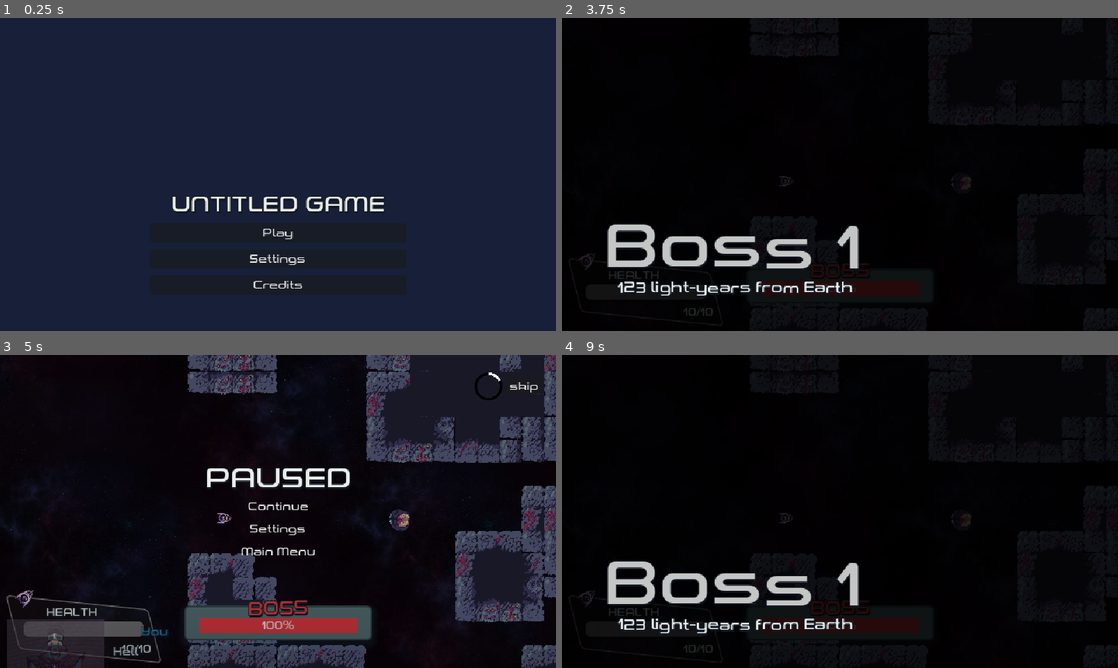
Above: before the commit, frames 1-4 (two rows, left to right).
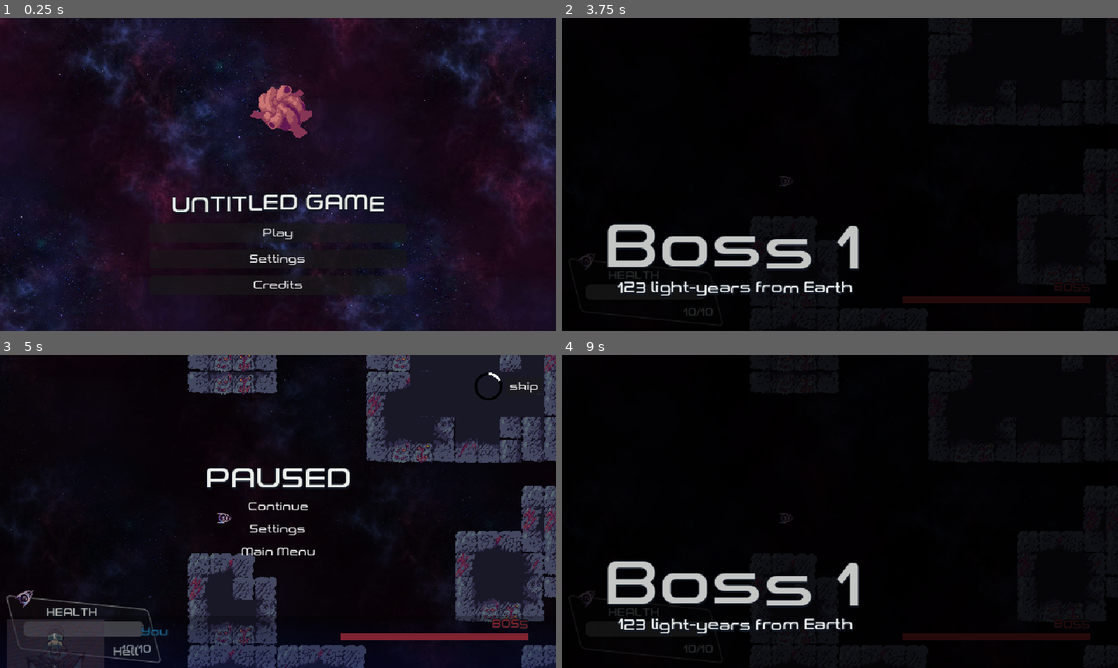
Above: after the commit, the same moments.

Repository: Yoshiip/boss-rush-jam-2024
Game: Godot game, scene res://levels/menu/menu.tscn
The game is run twice, just before and just after one commit, with the same random seed, the same clock (stepped at 60 frames per second) and the same inputs. The engine's default icon, where the game draws it, is replaced by a stand-in: a white triangle on a blue panel in a dark square.
Inputs (mouse positions are in pixels of both pictures, inside the frame that each line leads up to):
- Up to frame 1 (0.25 s): no input
- Up to frame 2 (3.75 s): click "Play" at 0.5 s; tap Enter at 1.25 s; move the mouse to (962, 158) at 1.27 s; press the mouse at (962, 158) at 1.28 s; hold D (move_right) 1.28-2.03 s; move the mouse to (728, 190) at 2.02 s; release the mouse at (728, 190) at 2.03 s; hold S (move_down) 2.03-2.78 s; click (728, 190) at 2.1 s; move the mouse to (895, 105) at 2.77 s; press the mouse at (895, 105) at 2.78 s; hold D (move_right) 2.78-3.53 s; tap M (switch_movement) at 2.85 s; move the mouse to (812, 237) at 3.52 s; release the mouse at (812, 237) at 3.53 s; hold W (move_up) from 3.53 s (still down); tap Space (weapon_toggle) at 3.6 s
- Up to frame 3 (5 s): click (250, 574) at 3.8 s; move the mouse to (444, 558) at 4.27 s; release W (move_up) at 4.28 s; press the mouse at (444, 558) at 4.28 s; hold A (move_left) from 4.28 s (still down); tap Escape (pause) at 4.9 s
- Up to frame 4 (9 s): release A (move_left) at 5 s; release the mouse at (1006, 558) at 5 s; click "Main Menu" at 5 s; click "Play" at 5.75 s; move the mouse to (673, 464) at 6.52 s; hold A (move_left) 6.53-7.28 s; click (673, 464) at 6.6 s; move the mouse to (867, 511) at 7.27 s; press the mouse at (867, 511) at 7.28 s; hold S (move_down) 7.28-8.03 s; tap M (switch_movement) at 7.35 s; move the mouse to (756, 433) at 8.02 s; release the mouse at (756, 433) at 8.03 s; hold D (move_right) 8.03-8.78 s; tap Space (weapon_toggle) at 8.1 s; click (756, 433) at 8.3 s; move the mouse to (962, 495) at 8.77 s; press the mouse at (962, 495) at 8.78 s; hold W (move_up) from 8.78 s (still down)

The runs differ from the first frame. In frame 1, 51% of the frame differs, in the area x 0-100%, y 0-100%; in frame 2, 1.7%; in frame 3, 4.7%; in frame 4, 1.7%.

Commit message:
small tweaks

Diff:
--- a/entities/core/core.gd
+++ b/entities/core/core.gd
@@ -2,6 +2,7 @@
 extends Area2D
 
 signal took_damage
+signal dead
 
 const CORE_DEAD_TEXTURE = preload("res://entities/core/core_dead.png")
 
@@ -44,7 +45,6 @@
 
 
 func _on_area_entered(area: Area2D) -> void:
-
 	if area.is_in_group("Bullet") && !area.from_enemy:
 		health -= area.damage
 		if health <= last_health_threshold-20&& boss_phase_num<5:
@@ -61,8 +61,8 @@
 
 		if health <= 0:
 			$Sprite.texture = CORE_DEAD_TEXTURE
+			dead.emit()
 			$CollisionShape.disabled = true
-			get_tree().change_scene_to_file("res://levels/victory/victory.tscn")
 		else:
 			$Sprite.material.set_shader_parameter("whitening", 1.0)
 			var tween := get_tree().create_tween()
--- a/entities/eyes/default/default_eye.gd
+++ b/entities/eyes/default/default_eye.gd
@@ -40,13 +40,12 @@
 			await get_tree().create_timer(max_shoot_timer / 5.0).timeout
 
 
-const BULLET = preload("res://assets/bullets/bullet/bullet.tscn")
+var BULLET = load("res://assets/bullets/bullet/bullet.tscn")
 
 func _shoot_bullet(rotation_offset: float) -> void:
 	if !is_instance_valid(spaceship):
 		return
-	var bullet := BULLET.instantiate()
-	if !is_instance_valid(bullet): return
+	var bullet: Bullet = BULLET.instantiate()
 
 	bullet.from_enemy = true
 	bullet.position = global_position
--- a/levels/fight/fight.gd
+++ b/levels/fight/fight.gd
@@ -18,6 +18,7 @@
 	spaceship.took_damage.connect(_player_took_damage)
 	spaceship.dead.connect(_on_player_dead)
 	core.took_damage.connect(_core_took_damage)
+	core.dead.connect(_on_core_dead)
 	$Canvas/Container/PlayerHealth/ProgressBar.max_value = spaceship.max_health
 	$Canvas/Container/PlayerHealth/ProgressBar.value = spaceship.max_health
 	$Canvas/Container/PlayerHealth/Value.text = str(spaceship.health, "/", spaceship.max_health)
@@ -31,6 +32,10 @@
 	pause.visible = false
 	$Canvas/Container.add_child(pause)
 
+
+func _on_core_dead() -> void:
+	Input.mouse_mode = Input.MOUSE_MODE_VISIBLE
+	get_tree().change_scene_to_file("res://levels/victory/victory.tscn")
 
 
 func transition_ended() -> void:
@@ -145,6 +150,7 @@
 
 
 func _on_player_dead() -> void:
+	Input.mouse_mode = Input.MOUSE_MODE_VISIBLE
 	get_tree().paused = true
 	$Canvas/Container/GameOver.visible = true
 
--- a/levels/fight/fight.tscn
+++ b/levels/fight/fight.tscn
@@ -11,12 +11,12 @@
 [ext_resource type="PackedScene" uid="uid://cfbwxs86sb8p1" path="res://entities/eyes/default/default_eye.tscn" id="8_fi0s5"]
 [ext_resource type="Script" path="res://levels/fight/fight_transition.gd" id="9_2s53k"]
 [ext_resource type="PackedScene" uid="uid://brl7hqa4uojyj" path="res://entities/Damaging Parts/spike_ball.tscn" id="9_o456l"]
-[ext_resource type="AudioStream" uid="uid://biiev7vdjo7js" path="res://audios/musics/fight.mp3" id="9_rbswc"]
 [ext_resource type="Texture2D" uid="uid://cq1tpomatjxg4" path="res://entities/eyes/default/default_eye.png" id="10_1ttbb"]
 [ext_resource type="AudioStream" uid="uid://d3cl0e5lotj3g" path="res://audios/effects/ui/game-start2.wav" id="10_i2648"]
 [ext_resource type="Script" path="res://levels/fight/game_over.gd" id="11_kn4rb"]
 [ext_resource type="TileSet" uid="uid://cxnslw8n81qkk" path="res://assets/tiles/Basic_tile_set.tres" id="13_1nrcg"]
 [ext_resource type="Texture2D" uid="uid://cvj3g8utd2nb0" path="res://assets/utils/crosshair.png" id="17_x1b4e"]
+[ext_resource type="AudioStream" uid="uid://bccy34l1lvpta" path="res://audios/musics/space_troubles.ogg" id="18_kgrq0"]
 [ext_resource type="Script" path="res://ui/crosshair.gd" id="18_rnvd0"]
 [ext_resource type="Texture2D" uid="uid://cjm7otgcxyv2k" path="res://assets/backgrounds/background.jpg" id="19_cu2gn"]
 
@@ -252,9 +252,6 @@
 special_chance = 0.0
 bullet_speed = 1
 
-[node name="DefaultEye4" parent="TileMapLayer" instance=ExtResource("8_fi0s5")]
-position = Vector2(-1514, 223)
-
 [node name="Planet" type="Node2D" parent="."]
 
 [node name="SpikeBall2" parent="Planet" instance=ExtResource("9_o456l")]
@@ -458,54 +455,37 @@
 text = "5/5"
 horizontal_alignment = 2
 
-[node name="BossHealth" type="Panel" parent="Canvas/Container"]
-layout_mode = 1
-anchors_preset = 7
-anchor_left = 0.5
+[node name="BossHealth" type="VBoxContainer" parent="Canvas/Container"]
+layout_mode = 1
+anchors_preset = 3
+anchor_left = 1.0
 anchor_top = 1.0
-anchor_right = 0.5
-anchor_bottom = 1.0
-offset_left = -108.0
-offset_top = -72.0
-offset_right = 108.0
+anchor_right = 1.0
+anchor_bottom = 1.0
+offset_left = -248.0
+offset_top = -58.0
+offset_right = -32.0
 offset_bottom = -32.0
-grow_horizontal = 2
+grow_horizontal = 0
 grow_vertical = 0
 
 [node name="Name" type="RichTextLabel" parent="Canvas/Container/BossHealth"]
 clip_contents = false
-layout_mode = 1
-anchors_preset = 5
-anchor_left = 0.5
-anchor_right = 0.5
-offset_left = -35.0
-offset_top = -8.0
-offset_right = 35.0
-offset_bottom = 16.0
-grow_horizontal = 2
+layout_mode = 2
 theme_override_colors/default_color = Color(0.894118, 0.231373, 0.266667, 1)
-theme_override_font_sizes/normal_font_size = 20
 bbcode_enabled = true
-text = "[wave]BOSS[/wave]"
+text = "[right][wave]BOSS[/wave][/right]"
 fit_content = true
 scroll_active = false
 autowrap_mode = 0
 
 [node name="ProgressBar" type="ProgressBar" parent="Canvas/Container/BossHealth"]
-layout_mode = 1
-anchors_preset = 12
-anchor_top = 1.0
-anchor_right = 1.0
-anchor_bottom = 1.0
-offset_left = 17.0
-offset_top = -26.0
-offset_right = -17.0
-offset_bottom = -8.0
-grow_horizontal = 2
-grow_vertical = 0
+custom_minimum_size = Vector2(0, 8)
+layout_mode = 2
 theme_override_styles/background = SubResource("StyleBoxFlat_bwk67")
 theme_override_styles/fill = SubResource("StyleBoxFlat_2fr33")
 step = 1.0
+show_percentage = false
 
 [node name="Transition" type="Control" parent="Canvas/Container"]
 visible = false
@@ -611,7 +591,7 @@
 script = ExtResource("18_rnvd0")
 
 [node name="Music" type="AudioStreamPlayer" parent="."]
-stream = ExtResource("9_rbswc")
+stream = ExtResource("18_kgrq0")
 volume_db = -24.0
 bus = &"Music"
 parameters/looping = true
@@ -627,6 +607,7 @@
 texture = ExtResource("19_cu2gn")
 region_enabled = true
 region_rect = Rect2(0, 0, 8192, 8192)
+metadata/_edit_lock_ = true
 
 [connection signal="animation_finished" from="Canvas/Container/Transition/AnimationPlayer" to="Canvas/Container/Transition" method="_on_animation_player_animation_finished"]
 
--- a/levels/menu/menu.gd
+++ b/levels/menu/menu.gd
@@ -57,7 +57,9 @@
 	credits_section.visible = false
 
 func _process(delta: float) -> void:
-	pass
+	$Camera.offset = $Camera.offset.lerp((get_global_mouse_position() + $Camera.position).normalized() * 25.0, delta)
+	$Core.rotation += delta * 0.2
+	$Core.scale = $Core.scale.lerp(Vector2.ONE, delta * 15.0)
 
 
 func _on_play_button_pressed() -> void:
@@ -78,3 +80,8 @@
 	menu_section.visible = true
 	credits_section.visible = false
 	UiUtils.apply_transition(menu_section)
+
+
+func _on_hit_timer_timeout() -> void:
+	$Core.scale = Vector2(1.3, 1.3)
+	$Canvas/Container/Menu/VBoxContainer/Control/Title/AnimationPlayer.play("Bounce")
--- a/levels/menu/menu.tscn
+++ b/levels/menu/menu.tscn
@@ -1,8 +1,72 @@
-[gd_scene load_steps=4 format=3 uid="uid://cpja6dvi7a3ph"]
+[gd_scene load_steps=10 format=3 uid="uid://cpja6dvi7a3ph"]
 
 [ext_resource type="Script" path="res://levels/menu/menu.gd" id="1_w8ayo"]
 [ext_resource type="Theme" uid="uid://dk1lq0oeybxad" path="res://ui/theme.tres" id="2_qqqd8"]
 [ext_resource type="Script" path="res://levels/menu/ui_button.gd" id="3_feo83"]
+[ext_resource type="Texture2D" uid="uid://cjm7otgcxyv2k" path="res://assets/backgrounds/background.jpg" id="4_kpk66"]
+[ext_resource type="Texture2D" uid="uid://doirwymy84qij" path="res://entities/core/core.png" id="5_cwfcn"]
+[ext_resource type="AudioStream" uid="uid://c10d63lf8k1an" path="res://audios/musics/space_troubles_pause.ogg" id="6_4wonu"]
+
+[sub_resource type="Animation" id="Animation_2qtne"]
+resource_name = "Bounce"
+length = 0.7
+tracks/0/type = "value"
+tracks/0/imported = false
+tracks/0/enabled = true
+tracks/0/path = NodePath(".:position")
+tracks/0/interp = 1
+tracks/0/loop_wrap = true
+tracks/0/keys = {
+"times": PackedFloat32Array(0, 0.266667, 0.5),
+"transitions": PackedFloat32Array(1, 1, 1),
+"update": 0,
+"values": [Vector2(0, 36), Vector2(0, 30), Vector2(0, 36)]
+}
+tracks/1/type = "value"
+tracks/1/imported = false
+tracks/1/enabled = true
+tracks/1/path = NodePath(".:scale")
+tracks/1/interp = 1
+tracks/1/loop_wrap = true
+tracks/1/keys = {
+"times": PackedFloat32Array(0, 0.133333, 0.466667, 0.533333, 0.633333),
+"transitions": PackedFloat32Array(1, 1, 1, 1, 1),
+"update": 0,
+"values": [Vector2(1, 1), Vector2(0.9, 1), Vector2(0.9, 1), Vector2(1, 0.7), Vector2(1, 1)]
+}
+
+[sub_resource type="Animation" id="Animation_0o5ev"]
+length = 0.001
+tracks/0/type = "value"
+tracks/0/imported = false
+tracks/0/enabled = true
+tracks/0/path = NodePath(".:position")
+tracks/0/interp = 1
+tracks/0/loop_wrap = true
+tracks/0/keys = {
+"times": PackedFloat32Array(0),
+"transitions": PackedFloat32Array(1),
+"update": 0,
+"values": [Vector2(0, 36)]
+}
+tracks/1/type = "value"
+tracks/1/imported = false
+tracks/1/enabled = true
+tracks/1/path = NodePath(".:scale")
+tracks/1/interp = 1
+tracks/1/loop_wrap = true
+tracks/1/keys = {
+"times": PackedFloat32Array(0),
+"transitions": PackedFloat32Array(1),
+"update": 0,
+"values": [Vector2(1, 1)]
+}
+
+[sub_resource type="AnimationLibrary" id="AnimationLibrary_3rf1j"]
+_data = {
+"Bounce": SubResource("Animation_2qtne"),
+"RESET": SubResource("Animation_0o5ev")
+}
 
 [node name="Menu" type="Node2D"]
 script = ExtResource("1_w8ayo")
@@ -18,15 +82,6 @@
 grow_vertical = 2
 theme = ExtResource("2_qqqd8")
 
-[node name="Background" type="ColorRect" parent="Canvas/Container"]
-layout_mode = 1
-anchors_preset = 15
-anchor_right = 1.0
-anchor_bottom = 1.0
-grow_horizontal = 2
-grow_vertical = 2
-color = Color(0.0901961, 0.12549, 0.219608, 1)
-
 [node name="Menu" type="Control" parent="Canvas/Container"]
 layout_mode = 1
 anchors_preset = 13
@@ -49,11 +104,30 @@
 theme_override_constants/separation = 8
 alignment = 2
 
-[node name="Title" type="Label" parent="Canvas/Container/Menu/VBoxContainer"]
-layout_mode = 2
-theme_override_font_sizes/font_size = 24
-text = "UNTITLED GAME"
-horizontal_alignment = 1
+[node name="Control" type="Control" parent="Canvas/Container/Menu/VBoxContainer"]
+custom_minimum_size = Vector2(0, 64)
+layout_mode = 2
+
+[node name="Title" type="RichTextLabel" parent="Canvas/Container/Menu/VBoxContainer/Control"]
+layout_mode = 1
+anchors_preset = 12
+anchor_top = 1.0
+anchor_right = 1.0
+anchor_bottom = 1.0
+offset_top = -28.0
+grow_horizontal = 2
+grow_vertical = 0
+pivot_offset = Vector2(148, 28)
+theme_override_font_sizes/normal_font_size = 24
+bbcode_enabled = true
+text = "[center][wave]UNTITLED GAME[/wave][/center]"
+fit_content = true
+scroll_active = false
+
+[node name="AnimationPlayer" type="AnimationPlayer" parent="Canvas/Container/Menu/VBoxContainer/Control/Title"]
+libraries = {
+"": SubResource("AnimationLibrary_3rf1j")
+}
 
 [node name="PlayButton" type="Button" parent="Canvas/Container/Menu/VBoxContainer"]
 layout_mode = 2
@@ -102,7 +176,41 @@
 text = "Go Back"
 script = ExtResource("3_feo83")
 
+[node name="ParallaxBackground" type="ParallaxBackground" parent="."]
+
+[node name="ParallaxLayer" type="ParallaxLayer" parent="ParallaxBackground"]
+motion_scale = Vector2(0.5, 0.5)
+
+[node name="Background" type="Sprite2D" parent="ParallaxBackground/ParallaxLayer"]
+texture_repeat = 2
+scale = Vector2(0.4, 0.4)
+texture = ExtResource("4_kpk66")
+region_enabled = true
+region_rect = Rect2(0, 0, 4096, 4096)
+
+[node name="Camera" type="Camera2D" parent="."]
+limit_left = -400
+limit_top = -400
+limit_right = 400
+limit_bottom = 400
+editor_draw_limits = true
+
+[node name="Core" type="Sprite2D" parent="."]
+position = Vector2(0, -80)
+texture = ExtResource("5_cwfcn")
+
+[node name="AudioStreamPlayer" type="AudioStreamPlayer" parent="."]
+stream = ExtResource("6_4wonu")
+volume_db = -7.0
+autoplay = true
+bus = &"Music"
+
+[node name="HitTimer" type="Timer" parent="."]
+wait_time = 2.528
+autostart = true
+
 [connection signal="pressed" from="Canvas/Container/Menu/VBoxContainer/PlayButton" to="." method="_on_play_button_pressed"]
 [connection signal="pressed" from="Canvas/Container/Menu/VBoxContainer/SettingsButton" to="." method="_on_settings_button_pressed"]
 [connection signal="pressed" from="Canvas/Container/Menu/VBoxContainer/CreditsButton" to="." method="_on_credits_button_pressed"]
 [connection signal="pressed" from="Canvas/Container/Credits/Container/GoBackButton" to="." method="_on_go_back_button_pressed"]
+[connection signal="timeout" from="HitTimer" to="." method="_on_hit_timer_timeout"]
--- a/ui/dialogue/dialogue.gd
+++ b/ui/dialogue/dialogue.gd
@@ -37,6 +37,7 @@
 	var text := dialogue[progress]
 	var from_other := text.begins_with("o:")
 	$Gradient/Portrait.visible = !from_other
+	$Gradient/Name.text = "Other" if from_other else "You"
 	$Gradient/Content.text = dialogue[progress].lstrip('o:')
 	spawning_text = false
 
@@ -74,6 +75,7 @@
 		text_timer -= delta
 		if text_timer <= 0.0:
 			text_timer = 0.05
+			# TODO: maybe add additional delay if it is punctuation
 			visible_characters += 1
 
 	if progress < dialogue.size() - 1:
--- a/ui/dialogue/dialogue.tscn
+++ b/ui/dialogue/dialogue.tscn
@@ -7,9 +7,9 @@
 [ext_resource type="Texture2D" uid="uid://dyrprgmv2ahol" path="res://ui/dialogue/portraits/player.jpg" id="4_iw4j1"]
 
 [sub_resource type="StyleBoxFlat" id="StyleBoxFlat_8f7mt"]
-bg_color = Color(0, 0, 0, 0.498039)
+bg_color = Color(0, 0.145098, 0.776471, 0.27451)
 border_width_top = 128
-border_color = Color(0, 0, 0, 0)
+border_color = Color(0, 0, 0, 0.521569)
 border_blend = true
 
 [sub_resource type="Animation" id="Animation_kgiwn"]
--- a/ui/pause/pause.gd
+++ b/ui/pause/pause.gd
@@ -6,8 +6,11 @@
 func _unhandled_input(event: InputEvent) -> void:
 	if event.is_action_pressed("pause"):
 		visible = !visible
-		print(visible)
 		get_tree().paused = visible
+		if visible:
+			Input.mouse_mode = Input.MOUSE_MODE_VISIBLE
+		else:
+			Input.mouse_mode = Input.MOUSE_MODE_HIDDEN
 
 func _on_continue_button_pressed() -> void:
 	get_tree().paused = false
Not shown, removed: audios/musics/fight.mp3.import
Not shown, added: audios/musics/space_troubles.ogg.import
Not shown, added: audios/musics/space_troubles_pause.ogg.import
Not shown, changed: export_presets.cfg
Not shown, removed: audios/musics/fight.mp3
Not shown, added: audios/musics/space_troubles.ogg
Not shown, added: audios/musics/space_troubles_pause.ogg
